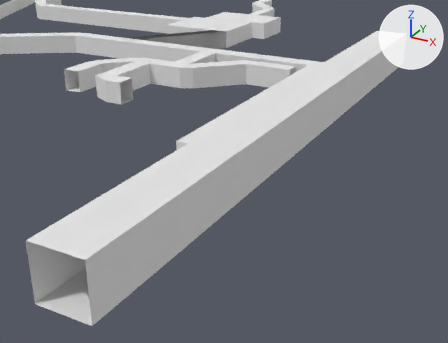
Before and after pictures for a commit that changed the Blender file Atmosphere Horror Game/Assets/Models/Blender Files/level.blend.
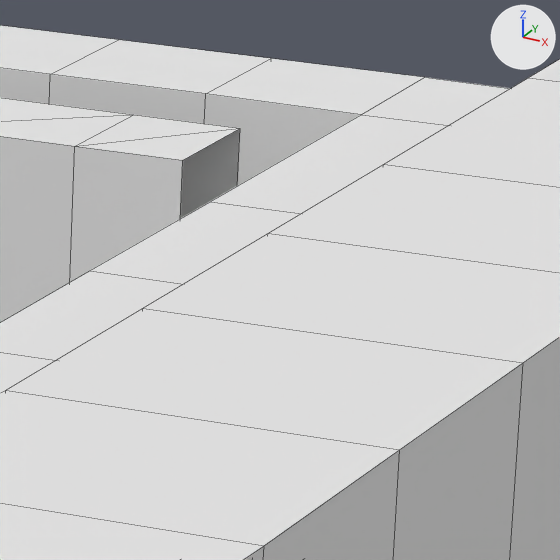
There are two pictures of each version: one from a camera (50 mm lens) standing at (71.1, -159.9, 57.9) and looking at (-7.3, -17.4, -13.3), one close up on the part from 60% to 73% of the width and 15% to 32% of the height. The axes (+X, +Y, +Z) are drawn at upper right. The lights are the same throughout. The close-ups show mesh edges as thin lines.
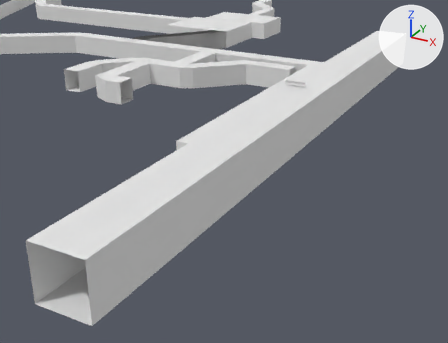
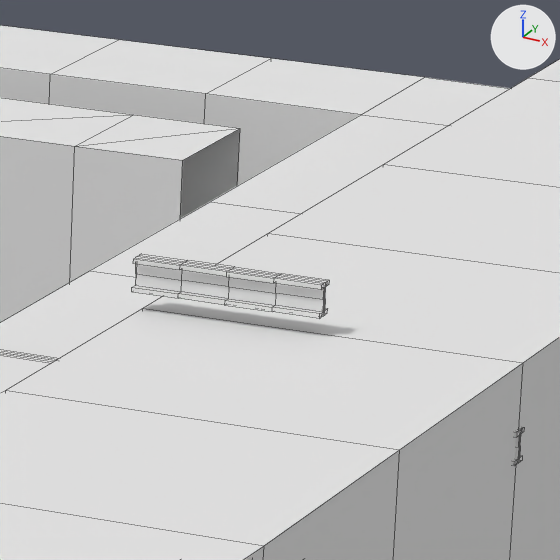
The change, as JSON lines over the scene's bpy script:
```json
{"op": "add", "block": "me_cube_016", "code": ["me_cube_016 = bpy.data.meshes.new('Cube.016')", "me_cube_016.from_pydata(...)  # 106 vertices, 104 faces; spans x -2.64..3.36, y 20.07..20.69, z 0.49..1.5"]}
{"op": "add", "block": "ob_cube_015", "code": ["ob_cube_015 = bpy.data.objects.new('Cube.015', me_cube_016)", "ob_cube_015.location = (5.47, -19.83, 9.06)"]}
```

Location of each change, (x1, y1, x2, y2) in pixels of the close-ups (560 x 560 px):
```json
{"object": "Cube.015", "change": "added", "after": [132, 254, 329, 319]}
```
